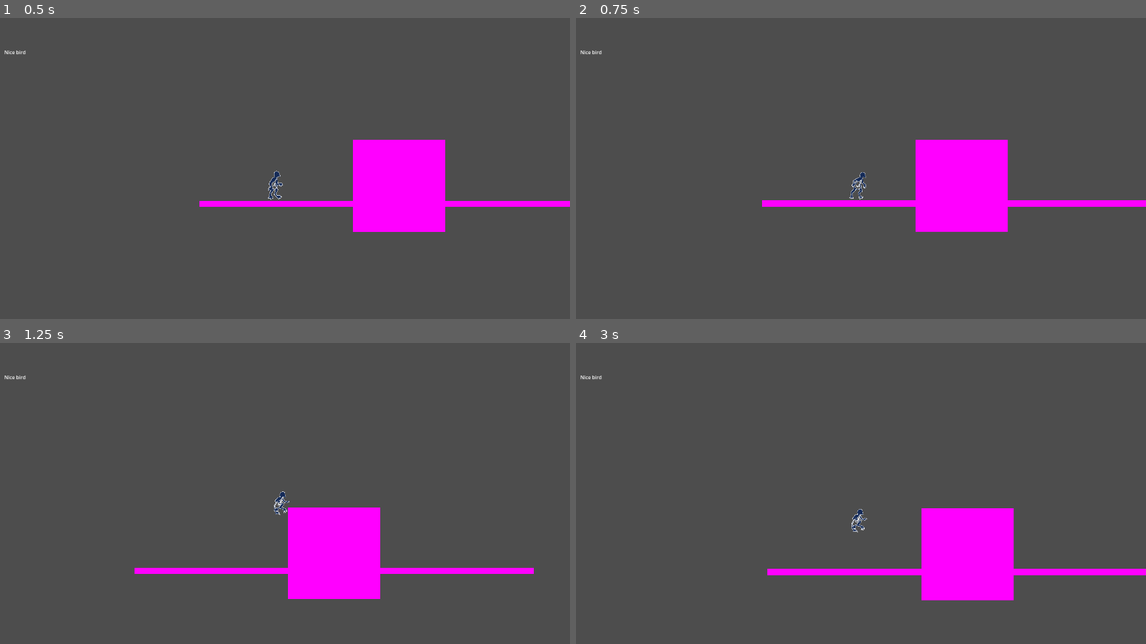
Above: before the commit, frames 1-4 (two rows, left to right).
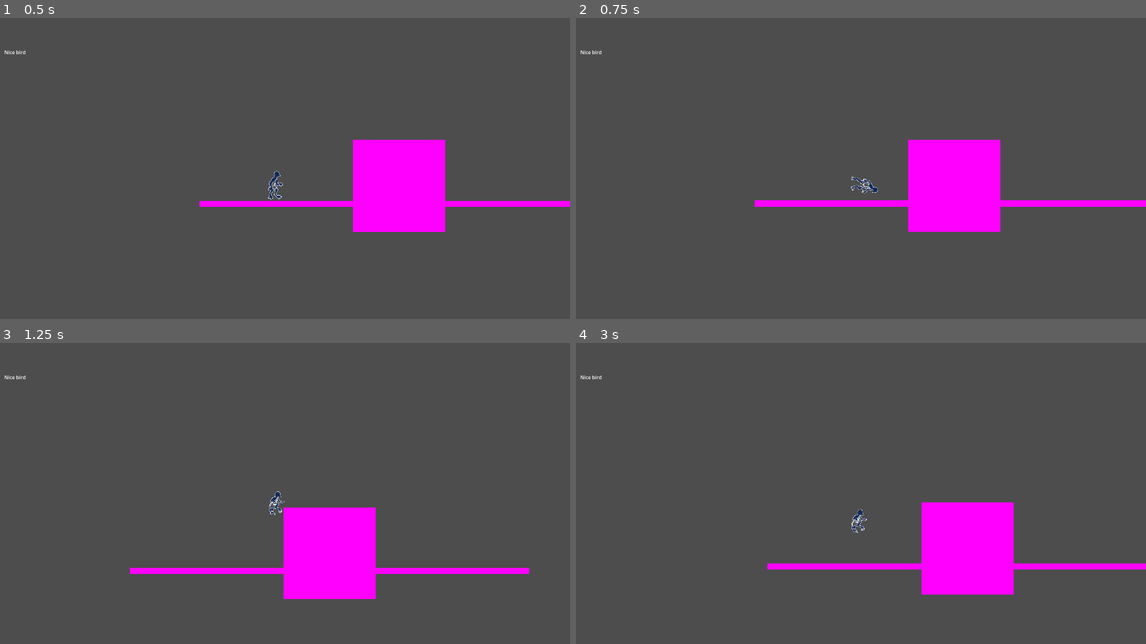
Above: after the commit, the same moments.

Repository: M4przybysz/Kamen-z-serca
Game: Godot game, scene res://src/main/main.tscn
Same seed, same stepped clock (60 frames per second), same inputs: the game is played once before the commit and once after it.
Inputs:
- Up to frame 1 (0.5 s): no input
- Up to frame 2 (0.75 s): hold D (move_right) from 0.53 s (still down); tap Shift (slide_and_air_dash, bound only after the commit) at 0.6 s
- Up to frame 3 (1.25 s): keep holding D (move_right); tap Space (jump) at 0.77, 0.8, 1.07 s
- Up to frame 4 (3 s): tap Space (jump) at 1.35, 1.52, 1.82, 2.3 s; tap Shift (slide_and_air_dash, bound only after the commit) at 1.55, 2.1, 2.85 s; release D (move_right) at 2.03 s; hold A (move_left) 2.03-2.78 s; hold D (move_right) from 2.78 s (still down)

Frame 1 is identical in both runs. In frame 2, 1.0% of the frame differs, in the area x 31-76%, y 40-72%; in frame 3, 0.7%; in frame 4, 2.7%, in the area x 33-100%, y 52-86%.

Commit message:
Added air dashing and slideing mechanics

Diff:
--- a/la_creatura_game/project.godot
+++ b/la_creatura_game/project.godot
@@ -30,6 +30,11 @@
 , Object(InputEventKey,"resource_local_to_scene":false,"resource_name":"","device":-1,"window_id":0,"alt_pressed":false …(186 unchanged characters)…
 ]
 }
+slide_and_air_dash={
+"deadzone": 0.5,
+"events": [Object(InputEventKey,"resource_local_to_scene":false,"resource_name":"","device":-1,"window_id":0,"alt_pressed":false,"shift_pressed":false,"ctrl_pressed":false,"meta_pressed":false,"pressed":false,"keycode":0,"physical_keycode":4194325,"key_label":0,"unicode":0,"location":0,"echo":false,"script":null)
+]
+}
 move_left={
 "deadzone": 0.5,
 "events": [Object(InputEventKey,"resource_local_to_scene":false,"resource_name":"","device":-1,"window_id":0,"alt_press …(191 unchanged characters)…
--- a/la_creatura_game/src/player/player.gd
+++ b/la_creatura_game/src/player/player.gd
@@ -1,30 +1,34 @@
 extends CharacterBody2D
 
 @onready var animated_sprite: AnimatedSprite2D = $AnimatedSprite2D
+@onready var normal_collision: CollisionShape2D = $NormalCollision
+@onready var slide_collision: CollisionShape2D = $SlideCollision
+@onready var slide_timer: Timer = $SlideTimer
 @onready var grab_hand: RayCast2D = $GrabHand
 @onready var grab_check: RayCast2D = $GrabCheck
 
 @export var movement_speed = 350.0
 @export var jump_velocity = -550.0
 
-var isGrabbing = false
+var last_direction = 0
+
+var isGrabbing: bool = false
+var isDashing: bool = false
+var canDash: bool = true
 
 func _physics_process(delta: float) -> void:
 	check_edge_grab()
+	check_dash()
 
 	# Add the gravity.
-	if not is_on_floor():
+	if !is_on_floor():
 		velocity += get_gravity() * delta
-
-	# Handle jump.
-	if Input.is_action_just_pressed("jump") and (is_on_floor() || isGrabbing):
-		isGrabbing = false
-		velocity.y = jump_velocity
 
 	if isGrabbing: return
 
 	# Get direction: -1, 0, 1
-	var direction := Input.get_axis("move_left", "move_right")
+	var direction = Input.get_axis("move_left", "move_right")
+	if direction != 0: last_direction = direction
 
 	# Flip the sprite
 	if direction > 0:
@@ -45,14 +49,32 @@
 	else:
 		animated_sprite.play("jump")
 
-	if direction:
+	if isDashing:
+		velocity.x = last_direction * movement_speed * 2
+	elif direction:
 		velocity.x = direction * movement_speed
 	else:
 		velocity.x = move_toward(velocity.x, 0, movement_speed)
 
 	move_and_slide()
 
-func check_edge_grab():
+func _input(event: InputEvent) -> void:
+	# Handle jump.
+	if Input.is_action_just_pressed("jump") && (is_on_floor() || isGrabbing):
+		isGrabbing = false
+		velocity.y = jump_velocity
+
+	# Handle air dash and slide
+	if Input.is_action_just_pressed("slide_and_air_dash") && canDash:
+		isDashing = true
+		canDash = false
+		if is_on_floor():
+			normal_collision.disabled = true
+			slide_collision.disabled = false
+			animated_sprite.rotation_degrees = 90 * last_direction
+		slide_timer.start()
+
+func check_edge_grab() -> void:
 	var isFalling = velocity.y >= 0
 	var checkHand = not grab_hand.is_colliding()
 	var checkGrabHeight = grab_check.is_colliding()
@@ -62,3 +84,15 @@
 	if canGrab:
 		isGrabbing = true
 		animated_sprite.play("grab_edge")
+
+func check_dash() -> void:
+	if !canDash && is_on_floor() && !isDashing:
+		canDash = true
+
+func _on_slide_timer_timeout() -> void:
+	isDashing = false
+	normal_collision.disabled = false
+	slide_collision.disabled = true
+	animated_sprite.rotation_degrees = 0
+	slide_timer.stop()
+	slide_timer.set_wait_time(0.3)
--- a/la_creatura_game/src/player/player.tscn
+++ b/la_creatura_game/src/player/player.tscn
@@ -1,7 +1,13 @@
-[gd_scene load_steps=12 format=3 uid="uid://ctso286u1j6so"]
+[gd_scene load_steps=14 format=3 uid="uid://ctso286u1j6so"]
 
 [ext_resource type="Script" path="res://src/player/player.gd" id="1_golh8"]
 [ext_resource type="Texture2D" uid="uid://pplyfl44k6m3" path="res://assets/sprites/test_player.png" id="1_hj8ny"]
+
+[sub_resource type="RectangleShape2D" id="RectangleShape2D_85ty6"]
+size = Vector2(50, 100)
+
+[sub_resource type="RectangleShape2D" id="RectangleShape2D_8rjwc"]
+size = Vector2(100, 50)
 
 [sub_resource type="AtlasTexture" id="AtlasTexture_83vl1"]
 atlas = ExtResource("1_hj8ny")
@@ -30,6 +36,10 @@
 [sub_resource type="AtlasTexture" id="AtlasTexture_5rgla"]
 atlas = ExtResource("1_hj8ny")
 region = Rect2(0, 100, 100, 100)
+
+[sub_resource type="AtlasTexture" id="AtlasTexture_beogg"]
+atlas = ExtResource("1_hj8ny")
+region = Rect2(0, 0, 100, 100)
 
 [sub_resource type="SpriteFrames" id="SpriteFrames_n5irl"]
 animations = [{
@@ -73,19 +83,30 @@
 "loop": true,
 "name": &"run",
 "speed": 10.0
+}, {
+"frames": [{
+"duration": 1.0,
+"texture": SubResource("AtlasTexture_beogg")
+}],
+"loop": true,
+"name": &"slide",
+"speed": 5.0
 }]
-
-[sub_resource type="RectangleShape2D" id="RectangleShape2D_85ty6"]
-size = Vector2(50, 100)
 
 [node name="Player" type="CharacterBody2D"]
 script = ExtResource("1_golh8")
 
-[node name="AnimatedSprite2D" type="AnimatedSprite2D" parent="."]
-position = Vector2(22, 50)
-sprite_frames = SubResource("SpriteFrames_n5irl")
-animation = &"grab_edge"
-autoplay = "idle"
+[node name="SlideTimer" type="Timer" parent="."]
+wait_time = 0.3
+
+[node name="NormalCollision" type="CollisionShape2D" parent="."]
+position = Vector2(25, 50)
+shape = SubResource("RectangleShape2D_85ty6")
+
+[node name="SlideCollision" type="CollisionShape2D" parent="."]
+position = Vector2(25, 75)
+shape = SubResource("RectangleShape2D_8rjwc")
+disabled = true
 
 [node name="GrabHand" type="RayCast2D" parent="."]
 position = Vector2(25, 15)
@@ -95,6 +116,10 @@
 position = Vector2(25, 20)
 target_position = Vector2(100, 0)
 
-[node name="CollisionShape2D" type="CollisionShape2D" parent="."]
-position = Vector2(25, 50)
-shape = SubResource("RectangleShape2D_85ty6")
+[node name="AnimatedSprite2D" type="AnimatedSprite2D" parent="."]
+position = Vector2(22, 50)
+sprite_frames = SubResource("SpriteFrames_n5irl")
+animation = &"slide"
+autoplay = "idle"
+
+[connection signal="timeout" from="SlideTimer" to="." method="_on_slide_timer_timeout"]
